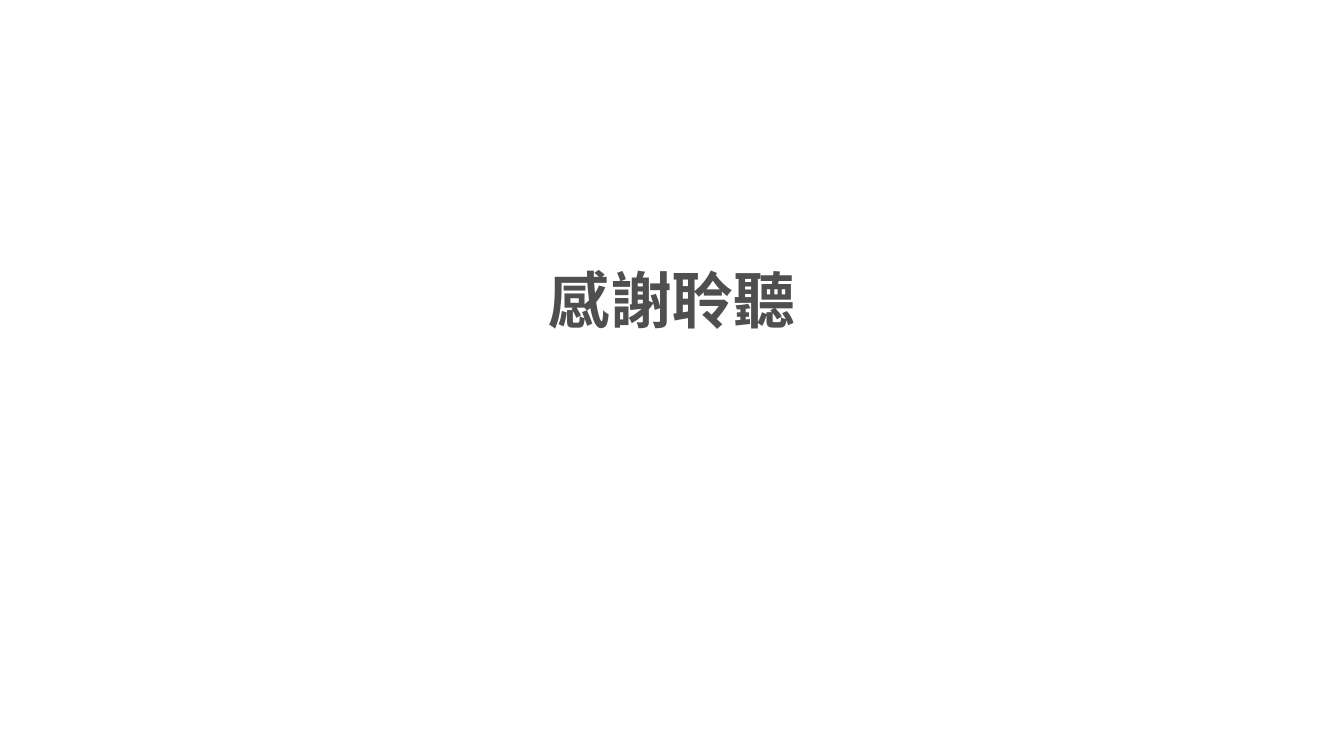
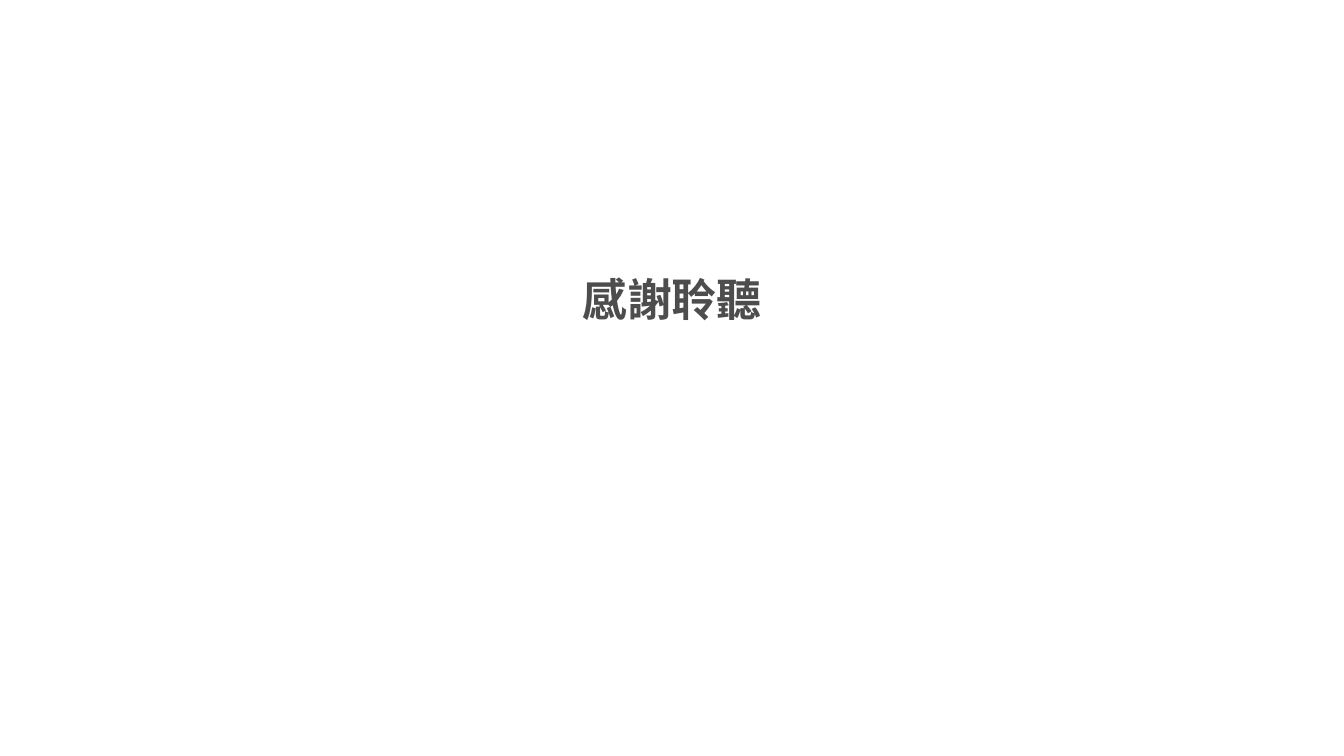
Before and after one commit to smileakklpl/llmanage-slidegen, a slide deck: slide 21 of outputs/full_deck/deck.pptx (slide 20 before the commit). Drawn at 1344x756 pixels with LibreOffice and Linux fonts; fonts in the diff are those of the drawing; background and template pictures are left out. Boxes give left, top, right and bottom in pixels: in the first picture for what was removed or moved away, otherwise in the second. Text is boxed around its words. In the diff, an @@ line names an element or a change of style, - is before the commit and + after.

```diff
--- a/outputs/full_deck/deck.pptx
+++ b/outputs/full_deck/deck.pptx
@@ title "感謝聆聽" at box(582, 277, 761, 320): size 44 to 32 pt, font Noto Sans CJK TC to Noto Sans CJK SC, text colour #4F4F4F to #4D4D4D @@
```
Also in this commit, not shown: 19 other slides changed, 1 slide added, 27 other files.
